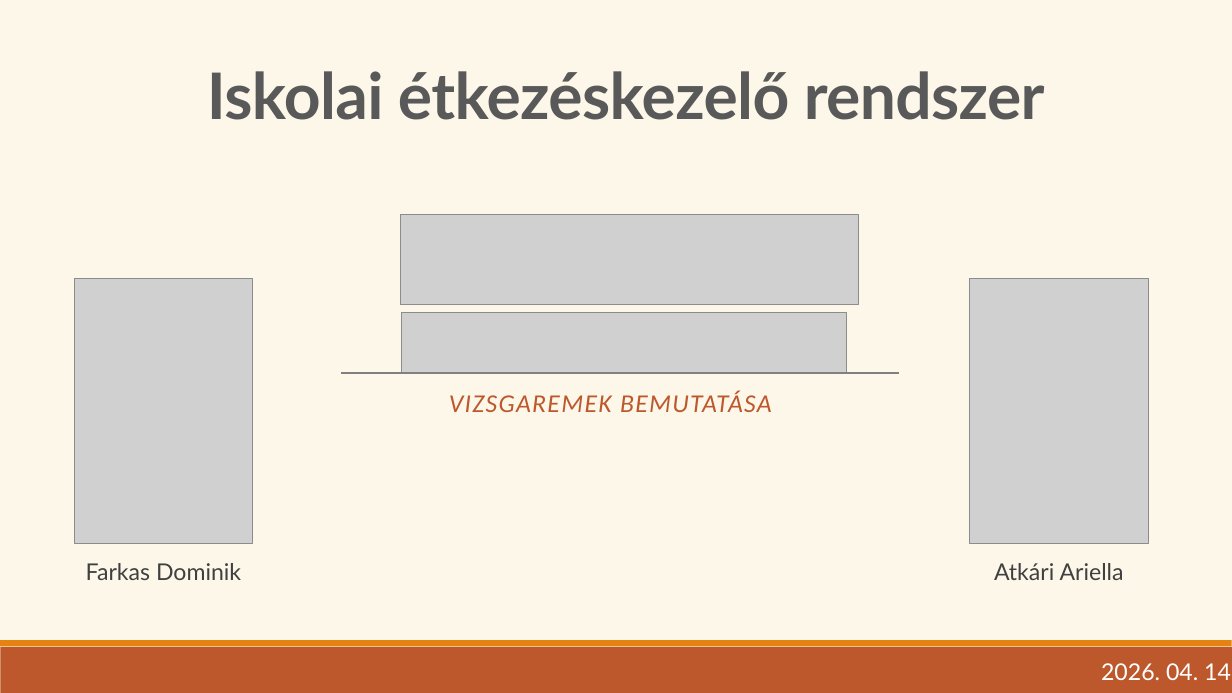
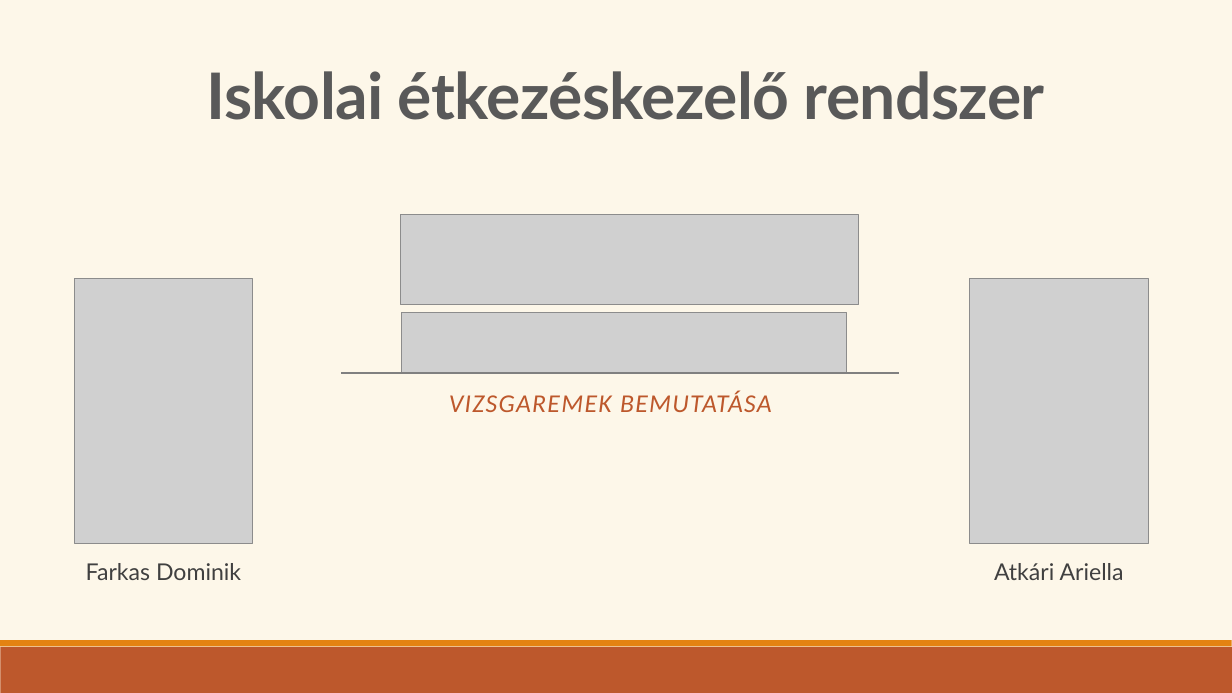
Before and after one commit to Ella50/13_S1_1_vizsgaremek, a slide deck: slide 1 of Dokumentációhoz/Prezentáció/eMenza_AtkariAriella_FarkasDominik.pptx. Drawn at 1232x693 pixels with LibreOffice and Linux fonts; fonts in the diff are those of the drawing; grey boxes stand for pictures. Boxes give left, top, right and bottom in pixels: in the first picture for what was removed or moved away, otherwise in the second. Text is boxed around its words. In the diff, an @@ line names an element or a change of style, - is before the commit and + after.

```diff
--- a/Dokumentációhoz/Prezentáció/eMenza_AtkariAriella_FarkasDominik.pptx
+++ b/Dokumentációhoz/Prezentáció/eMenza_AtkariAriella_FarkasDominik.pptx
@@ text removed at (x1=1101, y1=663, x2=1231, y2=680) @@
-2026. 04. 14
```
Also in this commit, not shown: 1 slide removed, 2 other files.
